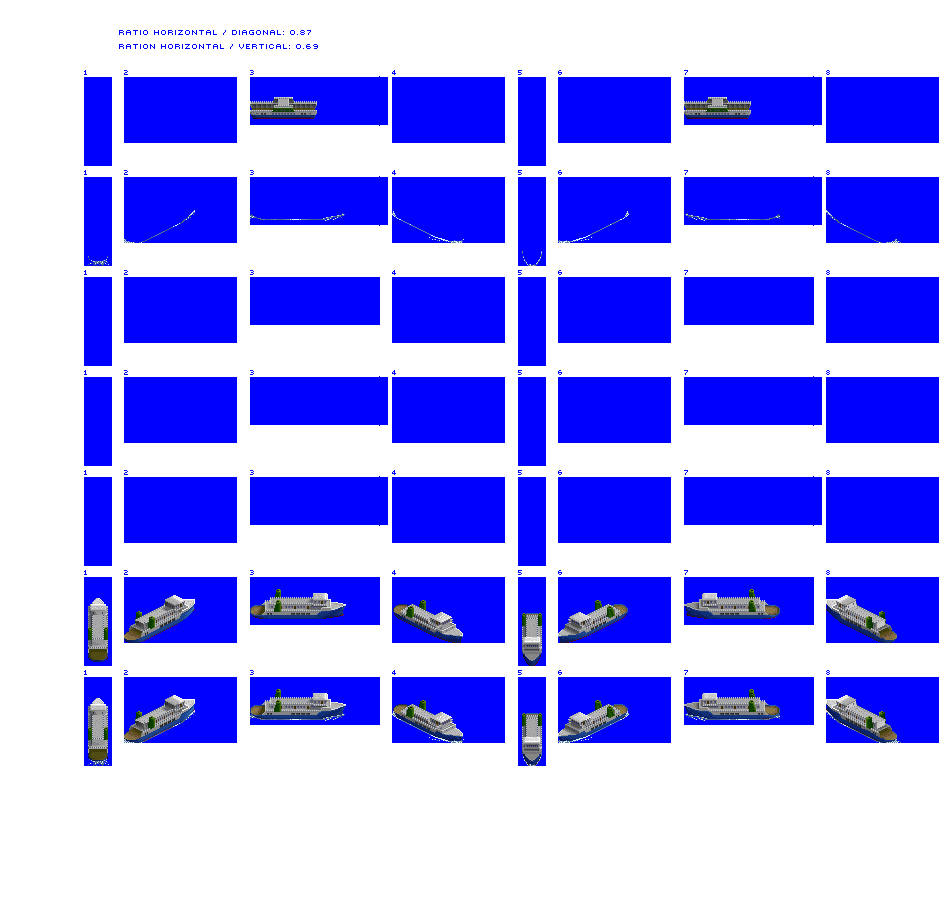
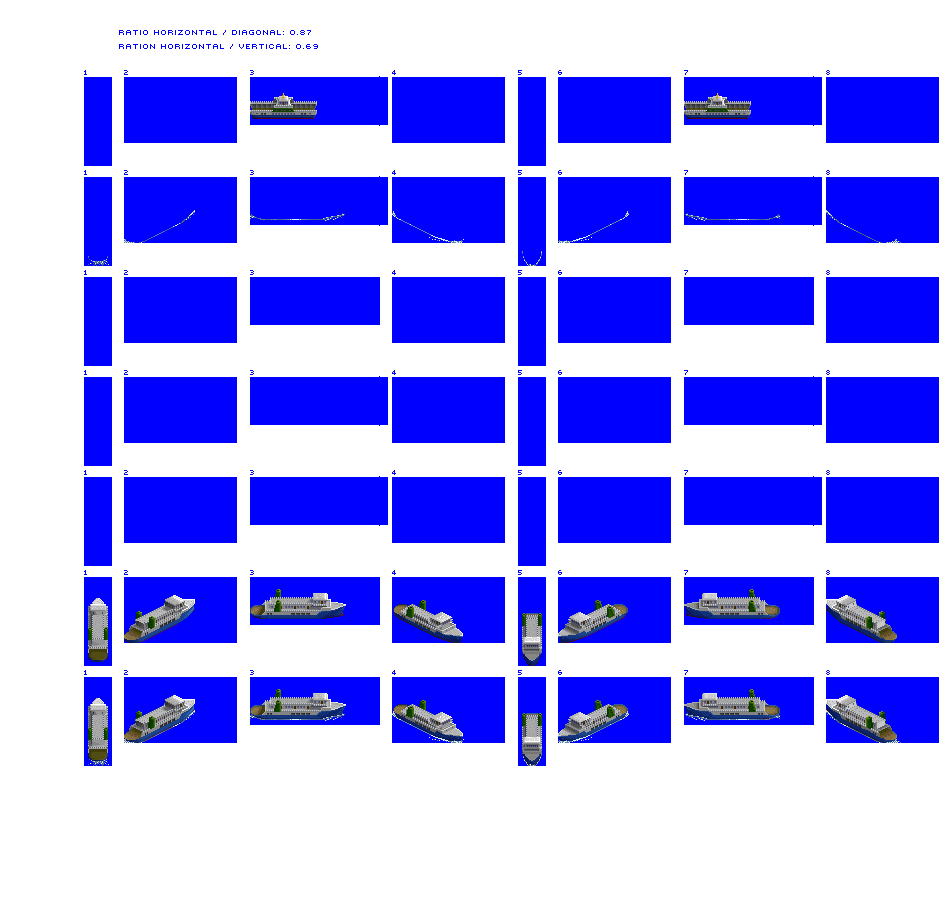
Layered file, before and after one edit (950x900). Changes by layer:
renamed "Layer 3 copy" to "Layer 1", painted on it over box(275, 93, 726, 108)
